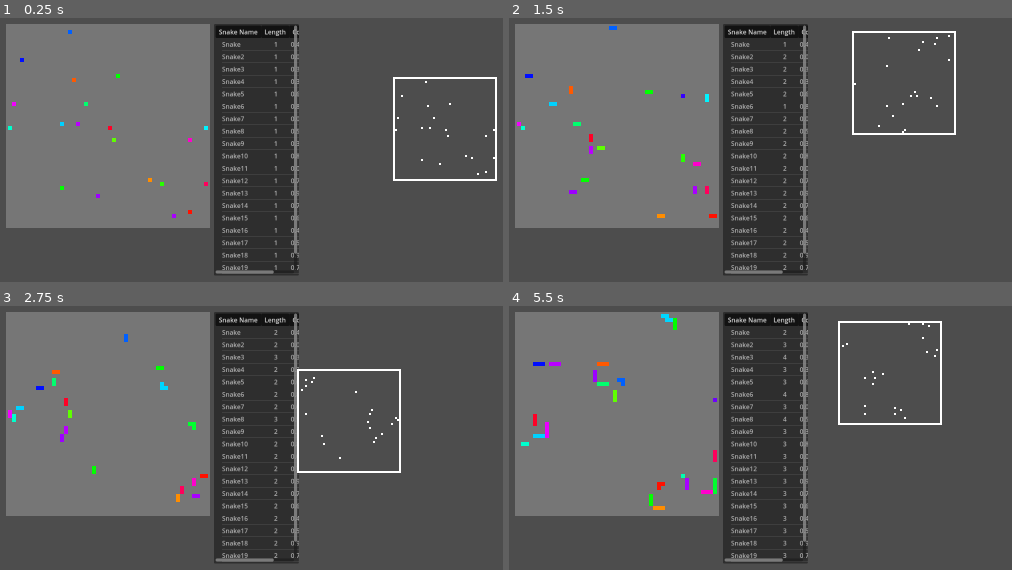
Above: before the commit, frames 1-4 (two rows, left to right).
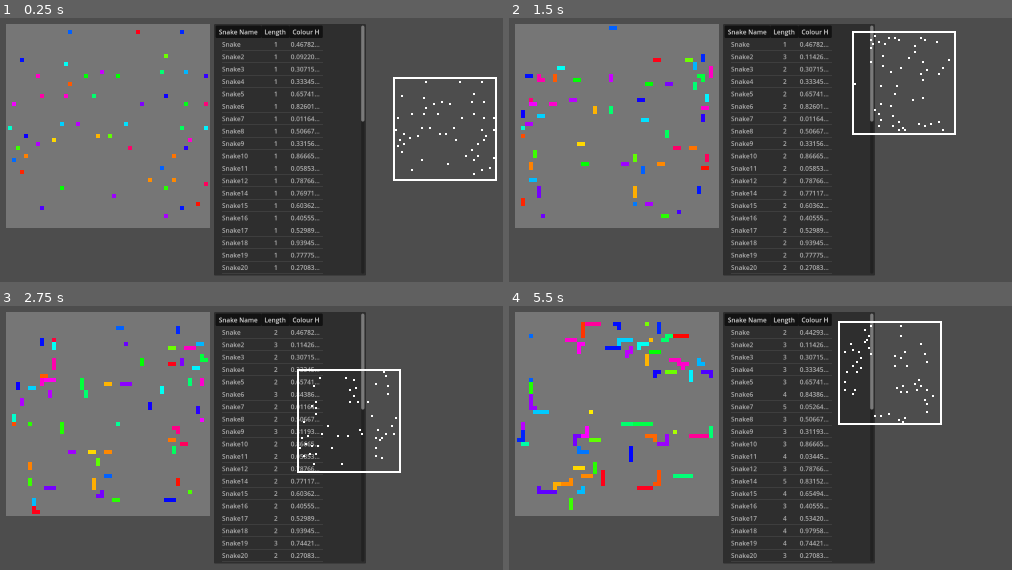
Above: after the commit, the same moments.

Repository: kwdChan/Snake-World
Game: Godot game, scene res://main.tscn
Same seed, same stepped clock (60 frames per second), same inputs: the game is played once before the commit and once after it.
Inputs:
- Up to frame 1 (0.25 s): no input
- Up to frame 2 (1.5 s): hold Right (ui_right) 0.53-1.28 s; hold Down (ui_down) from 1.28 s (still down)
- Up to frame 3 (2.75 s): release Down (ui_down) at 2.03 s; hold Right (ui_right) from 2.03 s (still down)
- Up to frame 4 (5.5 s): release Right (ui_right) at 2.78 s; hold Up (ui_up) 2.78-3.53 s; hold Left (ui_left) 3.53-5.03 s; hold Down (ui_down) from 5.03 s (still down)

The runs differ from the first frame. In frame 1, 13% of the frame differs, in the area x 2-99%, y 2-98%; in frame 2, 14%; in frame 3, 14%; in frame 4, 15%, in the area x 1-86%, y 2-98%.

Commit message:
fixed color mixing

Diff:
--- a/env.gd
+++ b/env.gd
@@ -13,8 +13,8 @@
 const SNAKE_SCENE := preload("res://snake.tscn") as PackedScene
 
 const ECO_PARAMS = {
-	N_SNAKE = 20,
-	FOOD_INTERVAL = 1
+	N_SNAKE = 50,
+	FOOD_INTERVAL = .1
 }
 
 # action plans
--- a/main.tscn
+++ b/main.tscn
@@ -18,7 +18,7 @@
 layout_mode = 0
 offset_left = 540.0
 offset_top = 20.0
-offset_right = 752.0
+offset_right = 920.0
 offset_bottom = 649.0
 columns = 3
 column_titles_visible = true
--- a/snake.gd
+++ b/snake.gd
@@ -123,9 +123,16 @@
 func _on_eat(obj: Object):
 	var food_colour: Color = obj.get("colour")
 	if food_colour:
-		var new_h: float = (food_colour.h + colour.h * (len(nodes)*2 + 5)) / (len(nodes)*2 + 6)
-		new_h = (new_h) - floorf(new_h)
-		colour = Color.from_hsv(new_h, 1, 1, 1)
+
+		colour = Color.from_hsv(hue_avg(food_colour.h,  colour.h, 1, len(nodes)+2), 1, 1, 1)
+
+func hue_avg(h1, h2, h1mag=1, h2mag=1):
+	var new_angle = (Vector2.from_angle(h1*TAU)*h1mag + Vector2.from_angle(h2*TAU)*h2mag).angle()
+	if new_angle < 0:
+		return (TAU + new_angle)/TAU
+	else:
+		return new_angle/TAU
+
 
 
 func to_perspective(grids: Array[Vector2i]) -> Array[Vector2i]:
--- a/snake_action_plan/find_food.gd
+++ b/snake_action_plan/find_food.gd
@@ -32,7 +32,7 @@
 	var min_dist_idx = argmin(edible_grids.map(func(g):return (abs(g.x)+abs(g.y))))
 
 	var target:Vector2i = edible_grids[min_dist_idx]
-	print(target)
+	#print(target)
 	var allowed_moves = [Action.STAY]
 	if target.x > 0:
 		allowed_moves.append(Action.RIGHT)
